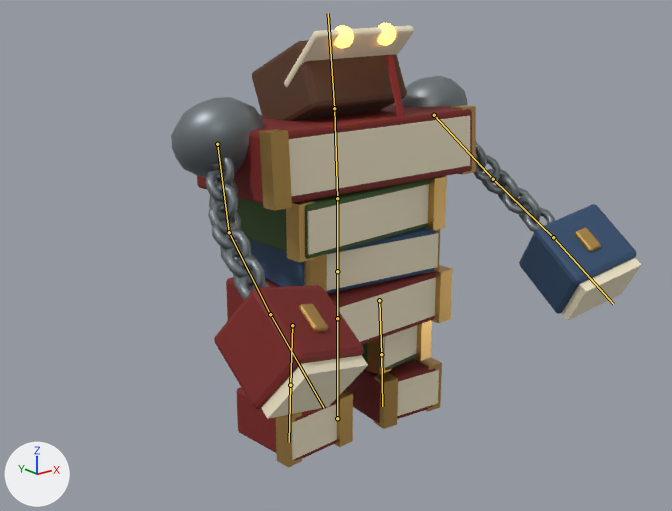
Before and after pictures for a commit that changed the glTF model assets/models/binder.glb.
Before and after are seen from a 50 mm lens placed at (-4.43, -5.52, 3.65), pointed at (-0.25, -0.29, 1.56). The lights are fixed; the arrows at lower left show +X, +Y and +Z. The picture after the commit comes second. Both versions are drawn at frame 5 of the action 'slam'; the numbers are the values there. The bones that bend it are drawn over the model as lines.

Objects in the first picture: 'Binder'.
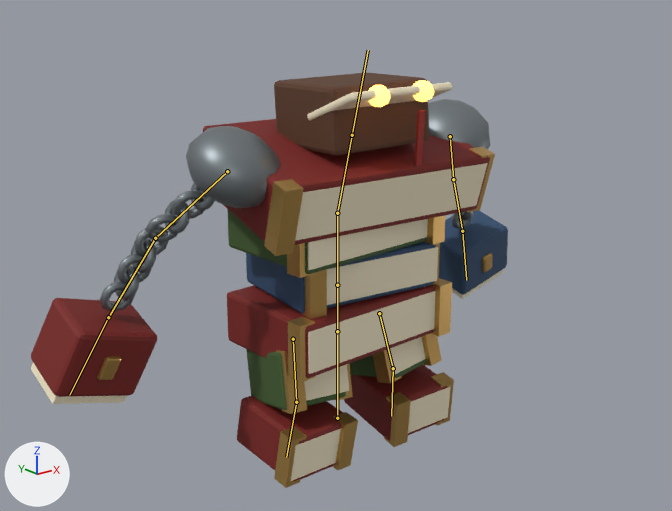
The change, as a list of edits to the scene's bpy script:
```text
Change bone_hips:
    where bone_hips = bpy.data.objects['BinderRig'].pose.bones['hips']  # child of 'root'
    bone_hips.location: (0.0, 0.0, 0.0) -> (0.0, -0.117, 0.0)
Change bone_chest:
    where bone_chest = bpy.data.objects['BinderRig'].pose.bones['chest']  # child of 'spine'
    bone_chest.rotation_quaternion: (1.0, -0.029, 0.0, 0.0) -> (0.991, 0.132, 0.0, 0.0)  # degrees (-3, 0, 0) -> degrees (15, 0, 0)
    bone_chest.scale: (1.0, 1.0, 1.0) -> (1.03, 0.94, 1.03)
Change bone_head:
    where bone_head = bpy.data.objects['BinderRig'].pose.bones['head']  # child of 'chest'
    bone_head.rotation_quaternion: (1.0, -0.025, 0.0, 0.0) -> (1.0, 0.0, 0.0, 0.0)  # degrees (-3, 0, 0) -> degrees (0, 0, 0)
Change bone_arm_l:
    where bone_arm_l = bpy.data.objects['BinderRig'].pose.bones['arm.L']  # child of 'chest'
    bone_arm_l.rotation_quaternion: (0.942, 0.326, 0.023, 0.066) -> (0.977, -0.13, -0.021, 0.154)  # degrees (38, 0, 8) -> degrees (-15, 0, 18)
Change bone_fore_l:
    where bone_fore_l = bpy.data.objects['BinderRig'].pose.bones['fore.L']  # child of 'arm.L'
    bone_fore_l.rotation_quaternion: (0.991, 0.133, 0.0, 0.0) -> (0.993, 0.122, 0.0, 0.0)  # degrees (15, 0, 0) -> degrees (14, 0, 0)
Change bone_arm_r:
    where bone_arm_r = bpy.data.objects['BinderRig'].pose.bones['arm.R']  # child of 'chest'
    bone_arm_r.rotation_quaternion: (0.942, 0.326, -0.023, -0.066) -> (0.977, -0.13, 0.021, -0.154)  # degrees (38, 0, -8) -> degrees (-15, 0, -18)
Change bone_fore_r:
    where bone_fore_r = bpy.data.objects['BinderRig'].pose.bones['fore.R']  # child of 'arm.R'
    bone_fore_r.rotation_quaternion: (0.991, 0.133, 0.0, 0.0) -> (0.993, 0.122, 0.0, 0.0)  # degrees (15, 0, 0) -> degrees (14, 0, 0)
Change bone_leg_l:
    where bone_leg_l = bpy.data.objects['BinderRig'].pose.bones['leg.L']  # child of 'hips'
    bone_leg_l.rotation_quaternion: (1.0, 0.0, 0.0, 0.0) -> (0.992, 0.119, 0.004, 0.034)  # degrees (0, 0, 0) -> degrees (14, 0, 4)
Change bone_shin_l:
    where bone_shin_l = bpy.data.objects['BinderRig'].pose.bones['shin.L']  # child of 'leg.L'
    bone_shin_l.rotation_quaternion: (1.0, 0.0, 0.0, 0.0) -> (0.983, -0.186, 0.0, 0.0)  # degrees (0, 0, 0) -> degrees (-21, 0, 0)
Change bone_leg_r:
    where bone_leg_r = bpy.data.objects['BinderRig'].pose.bones['leg.R']  # child of 'hips'
    bone_leg_r.rotation_quaternion: (1.0, 0.0, 0.0, 0.0) -> (0.992, 0.119, -0.004, -0.034)  # degrees (0, 0, 0) -> degrees (14, 0, -4)
Change bone_shin_r:
    where bone_shin_r = bpy.data.objects['BinderRig'].pose.bones['shin.R']  # child of 'leg.R'
    bone_shin_r.rotation_quaternion: (1.0, 0.0, 0.0, 0.0) -> (0.983, -0.186, 0.0, 0.0)  # degrees (0, 0, 0) -> degrees (-21, 0, 0)
```

Where the change shows, as pixel boxes (x1, y1, x2, y2) in the pictures (672 x 511 px):
'Binder', posed (7% shorter): before (171, 23, 641, 468); after (31, 72, 508, 488)
bone 'hips', root to tip: before (337, 318) to (337, 271); after (337, 331) to (337, 285)
bone 'chest', root to tip: before (337, 198) to (334, 108); after (337, 213) to (352, 135)
bone 'head', root to tip: before (334, 108) to (328, 13); after (352, 135) to (368, 50)
bone 'arm.L', root to tip: before (434, 115) to (493, 179); after (450, 136) to (453, 179)
bone 'fore.L', root to tip: before (493, 179) to (553, 237); after (453, 179) to (462, 231)
bone 'arm.R', root to tip: before (217, 144) to (229, 232); after (227, 171) to (155, 238)
bone 'fore.R', root to tip: before (229, 232) to (270, 314); after (155, 238) to (108, 317)
bone 'leg.L', root to tip: before (379, 300) to (381, 354); after (379, 313) to (393, 368)
bone 'shin.L', root to tip: before (381, 354) to (382, 406); after (393, 368) to (391, 416)
bone 'leg.R', root to tip: before (292, 325) to (290, 385); after (293, 339) to (296, 402)
bone 'shin.R', root to tip: before (290, 385) to (289, 442); after (296, 402) to (286, 457)
